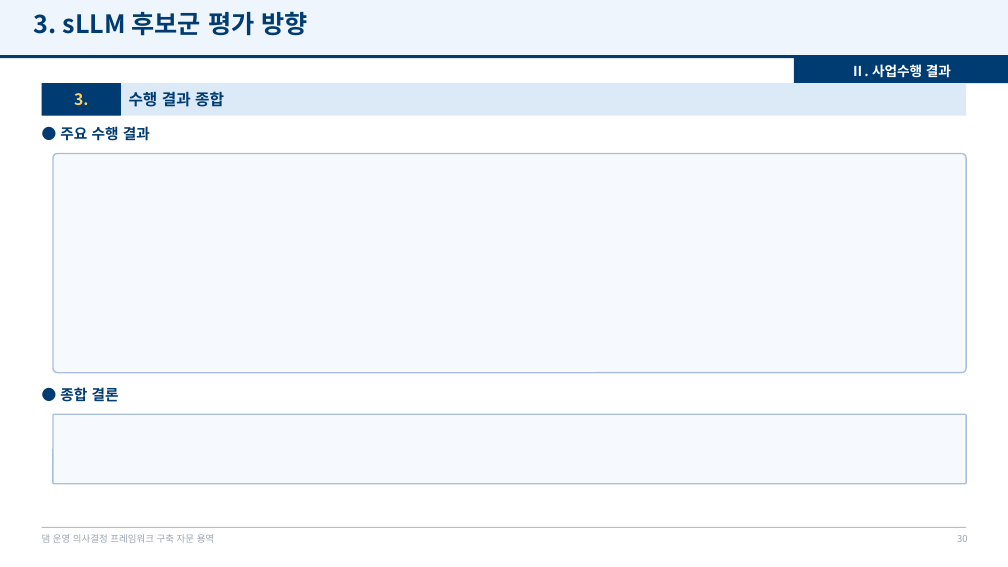
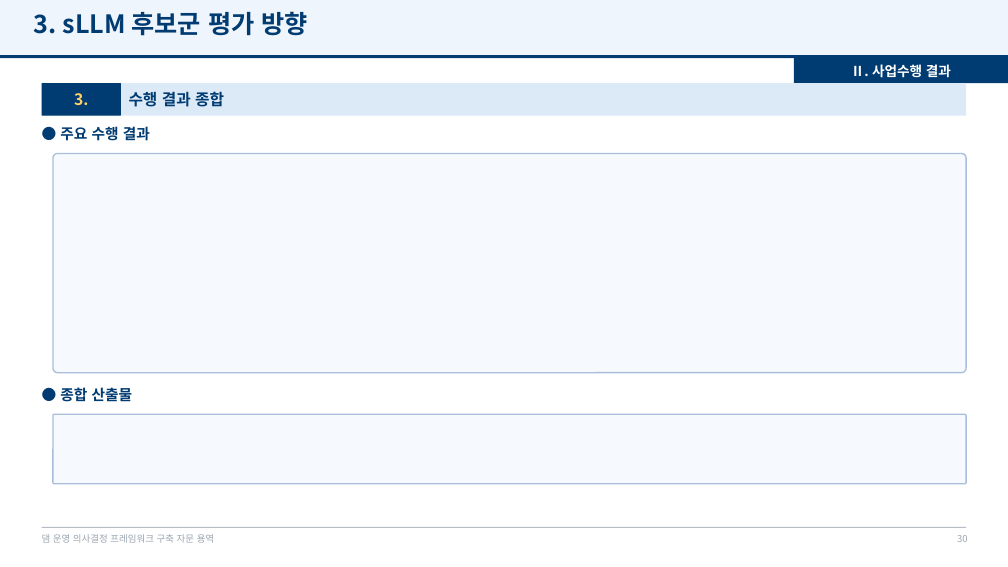
Before and after one commit to mkm1119/KGRAG-LLM, a slide deck: slide 30 of project_khnp/2026.12.09_최종보고회_발표자료_템플릿.pptx. Drawn at 1008x567 pixels with LibreOffice and Linux fonts; fonts in the diff are those of the drawing; background and template pictures are left out. Boxes give left, top, right and bottom in pixels: in the first picture for what was removed or moved away, otherwise in the second. Text is boxed around its words. In the diff, an @@ line names an element or a change of style, - is before the commit and + after.

```diff
--- a/project_khnp/2026.12.09_최종보고회_발표자료_템플릿.pptx
+++ b/project_khnp/2026.12.09_최종보고회_발표자료_템플릿.pptx
@@ text at (x1=60, y1=387, x2=133, y2=401): text changed @@
-● 종합 결론
+● 종합 산출물
```
Also in this commit, not shown: 10 other slides changed, 1 slide added, 1 other file.
